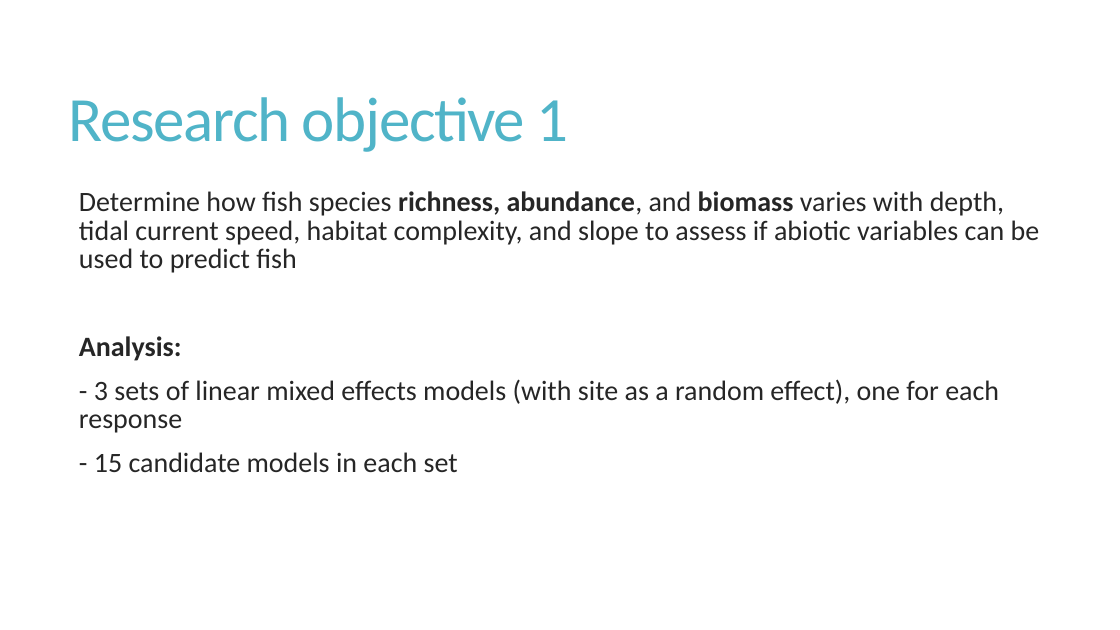
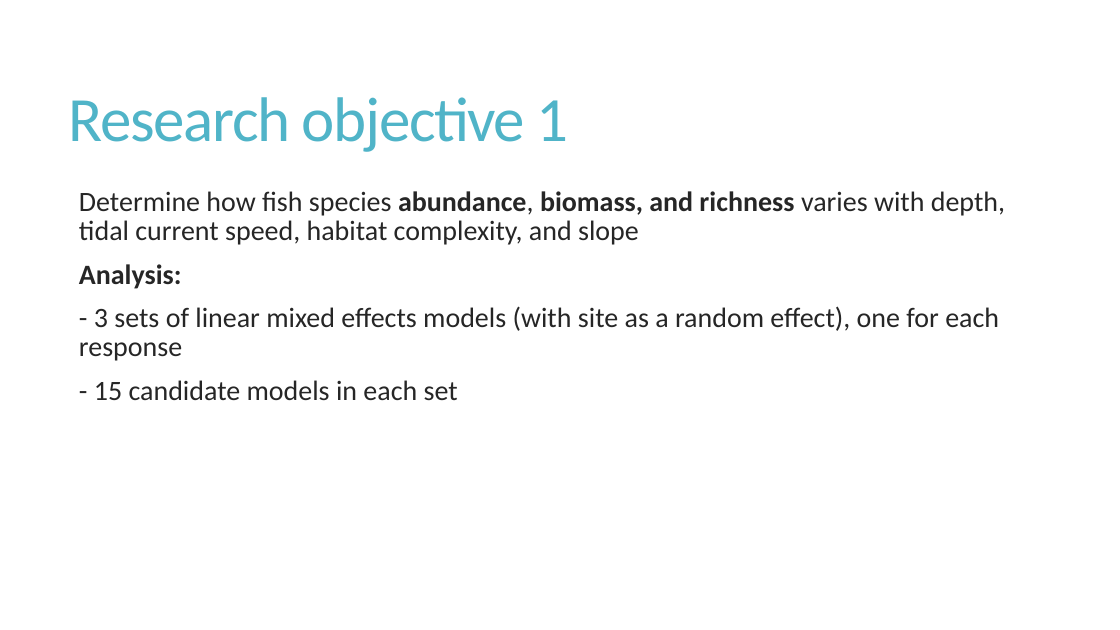
Before and after one commit to fionatfrancis/HiLo-Fish, a slide deck: slide 3 of HiLoAnalysisUpdate.pptx. Drawn at 1120x630 pixels with LibreOffice and Linux fonts; fonts in the diff are those of the drawing. Boxes give left, top, right and bottom in pixels: in the first picture for what was removed or moved away, otherwise in the second. Text is boxed around its words. In the diff, an @@ line names an element or a change of style, - is before the commit and + after.

```diff
--- a/HiLoAnalysisUpdate.pptx
+++ b/HiLoAnalysisUpdate.pptx
@@ text at <box>79,191,1005,245</box>: text changed @@
-  Determine how fish species richness, abundance, and biomass varies with depth, tidal current speed, habitat complexity, and slope to assess if abiotic variables can be used to predict fish
+  Determine how fish species abundance, biomass, and richness varies with depth, tidal current speed, habitat complexity, and slope
```
Also in this commit, not shown: 7 other slides changed, 4 slides added, 1 slide removed, 3 other files.
